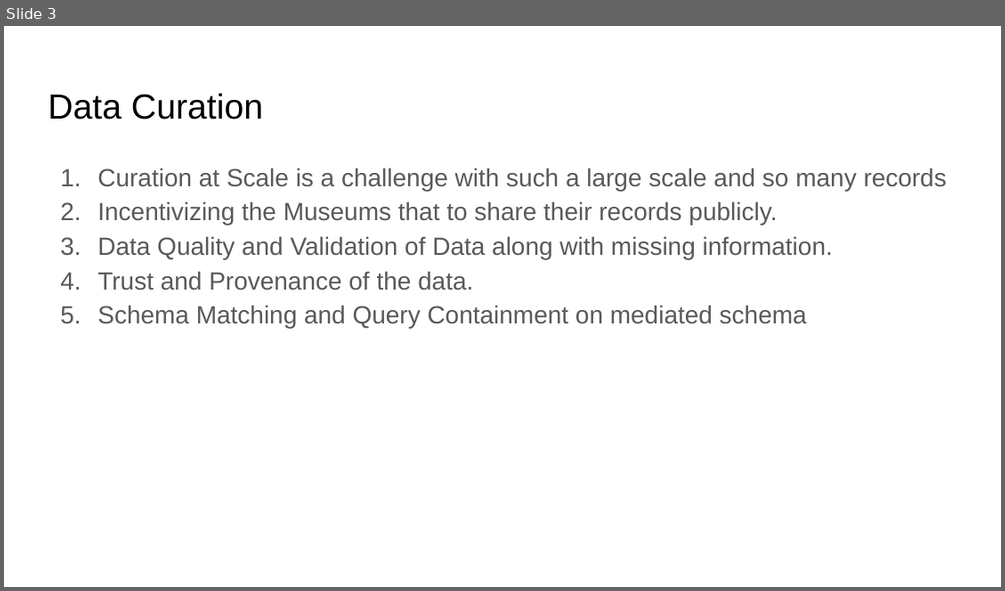
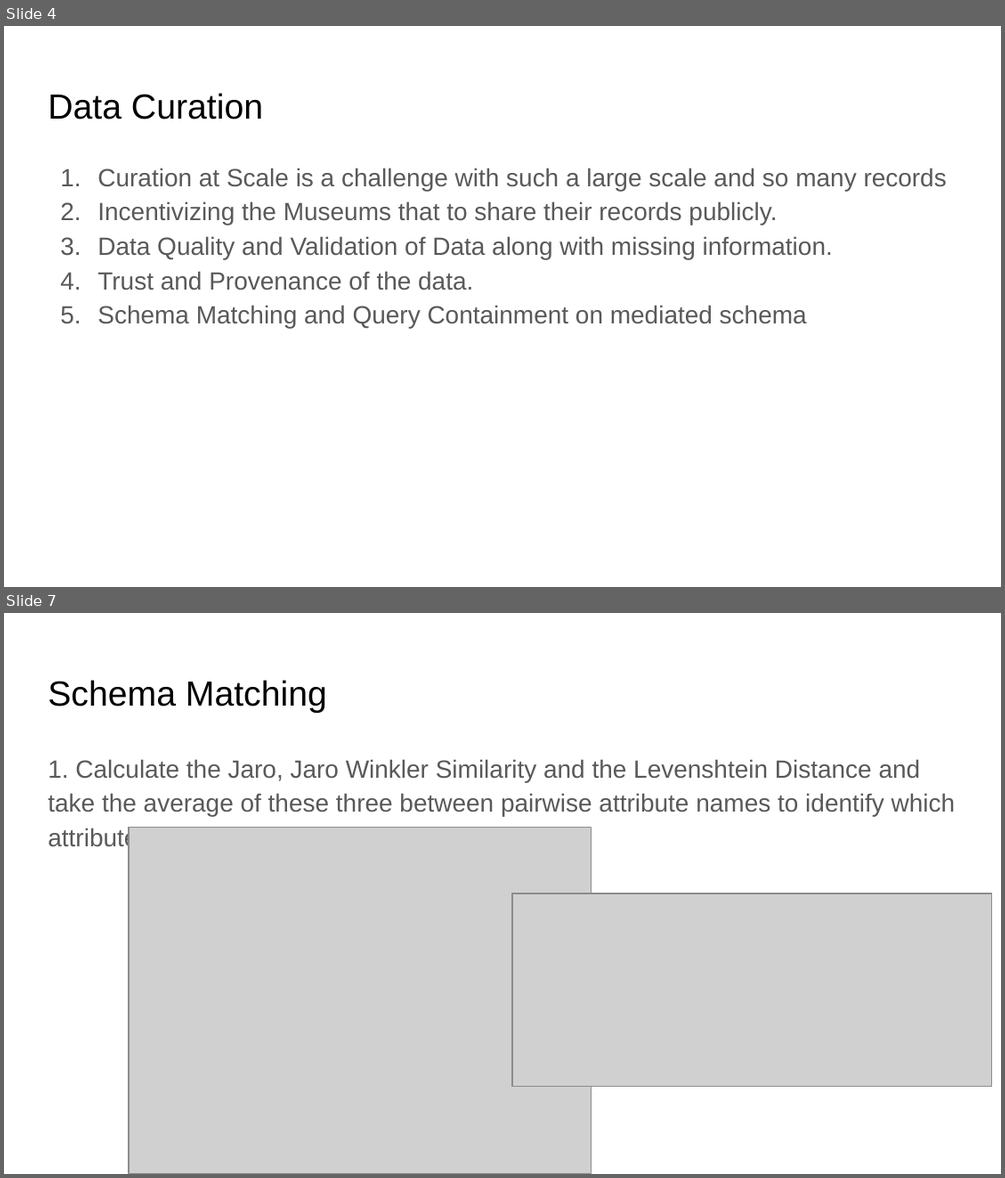
Before and after one commit to IITTeaching/cs520-f23-group-23, a slide deck: main-520-project/CS 520 Data Curation.pptx. Shown one above the other, each under a label of ours: slide 3 before the commit, slides 4 and 7 after it; the slides between them are not shown. The pictures are 1005x591 and 1005x1178 pixels, drawn with LibreOffice and Linux fonts; fonts in the diff are those of the drawing; grey boxes stand for pictures. Boxes give left, top, right and bottom in pixels: in the first picture for what was removed or moved away, otherwise in the second. Text is boxed around its words. In the diff, an @@ line names an element or a change of style, - is before the commit and + after.

```diff
--- a/main-520-project/CS 520 Data Curation.pptx
+++ b/main-520-project/CS 520 Data Curation.pptx
@@ slide 7 added at box(4, 613, 1001, 1174), background #FFFFFF @@
@@ title added at box(48, 680, 327, 713), 25.2 pt, text #000000 @@
+Schema Matching
@@ text added at box(48, 759, 955, 851), 18 pt, text #595959 @@
+1. Calculate the Jaro, Jaro Winkler Similarity and the Levenshtein Distance and take the average of these three between pairwise attribute names to identify which attributes are closest match pairwise.
@@ picture added at box(129, 827, 591, 1174) @@
@@ picture added at box(512, 893, 992, 1086) @@
@@ what was slide 3 is now slide 4 @@
```
Also in this commit, not shown: 4 slides changed, 10 other slides added.
